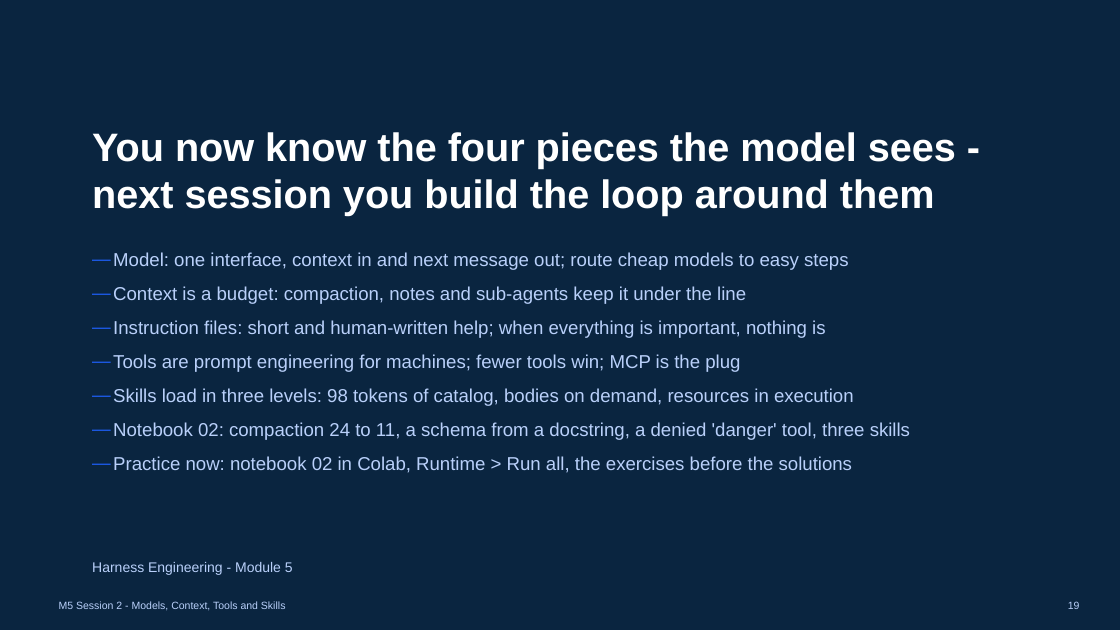
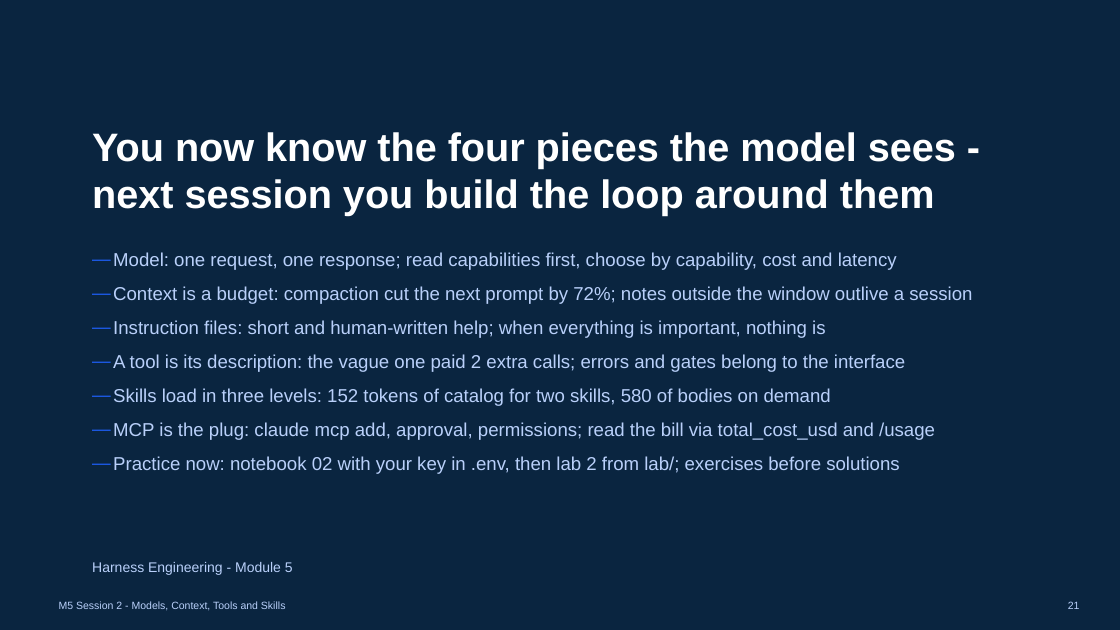
Before and after one commit to maglionejm/fontys-tech-exercises, a slide deck: slide 21 of presentations/m5-session-2-models-context-tools-and-skills.pptx (slide 19 before the commit). Drawn at 1120x630 pixels with LibreOffice and Linux fonts; fonts in the diff are those of the drawing. Boxes give left, top, right and bottom in pixels: in the first picture for what was removed or moved away, otherwise in the second. Text is boxed around its words. In the diff, an @@ line names an element or a change of style, - is before the commit and + after.

```diff
--- a/presentations/m5-session-2-models-context-tools-and-skills.pptx
+++ b/presentations/m5-session-2-models-context-tools-and-skills.pptx
@@ text at [113, 252, 972, 304]: text changed @@
-— Model: one interface, context in and next message out; route cheap models to easy steps
-— Context is a budget: compaction, notes and sub-agents keep it under the line
+— Model: one request, one response; read capabilities first, choose by capability, cost and latency
+— Context is a budget: compaction cut the next prompt by 72%; notes outside the window outlive a session
@@ text at [113, 354, 935, 474]: text changed @@
-— Tools are prompt engineering for machines; fewer tools win; MCP is the plug
-— Skills load in three levels: 98 tokens of catalog, bodies on demand, resources in execution
-— Notebook 02: compaction 24 to 11, a schema from a docstring, a denied 'danger' tool, three skills
-— Practice now: notebook 02 in Colab, Runtime > Run all, the exercises before the solutions
+— A tool is its description: the vague one paid 2 extra calls; errors and gates belong to the interface
+— Skills load in three levels: 152 tokens of catalog for two skills, 580 of bodies on demand
+— MCP is the plug: claude mcp add, approval, permissions; read the bill via total_cost_usd and /usage
+— Practice now: notebook 02 with your key in .env, then lab 2 from lab/; exercises before solutions
@@ text at [1068, 601, 1080, 609]: text changed @@
-19
+21
```
Also in this commit, not shown: 9 other slides changed, 6 slides added, 4 slides removed, 2 other files.
